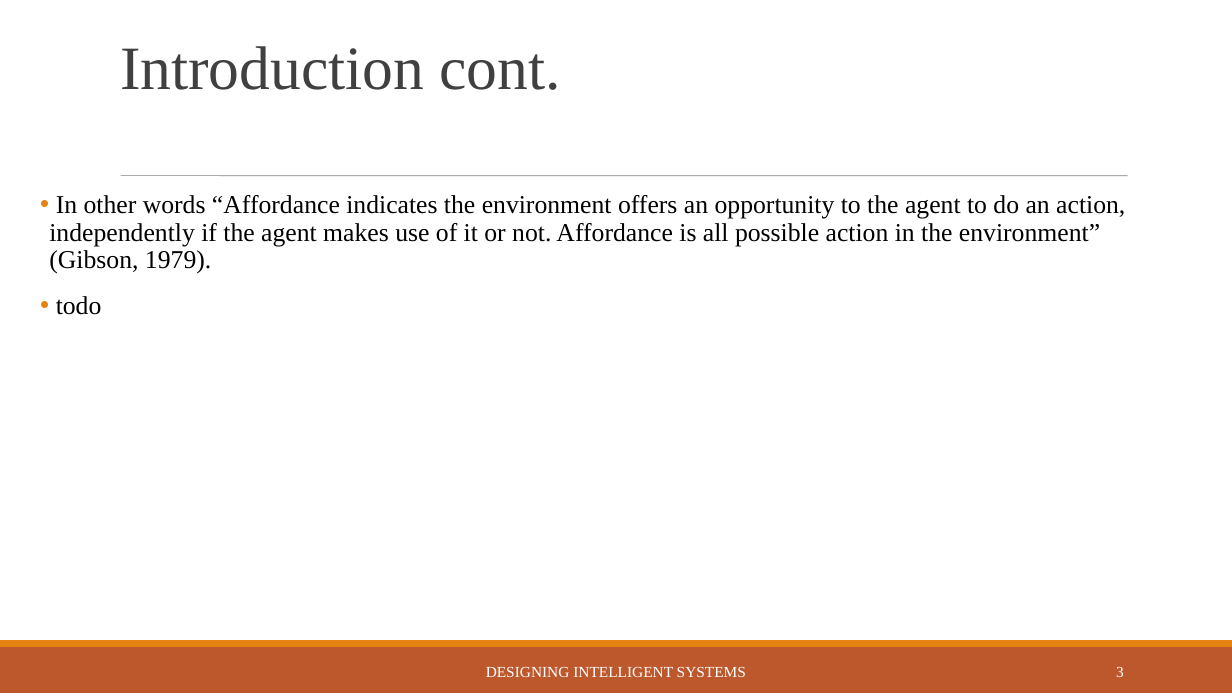
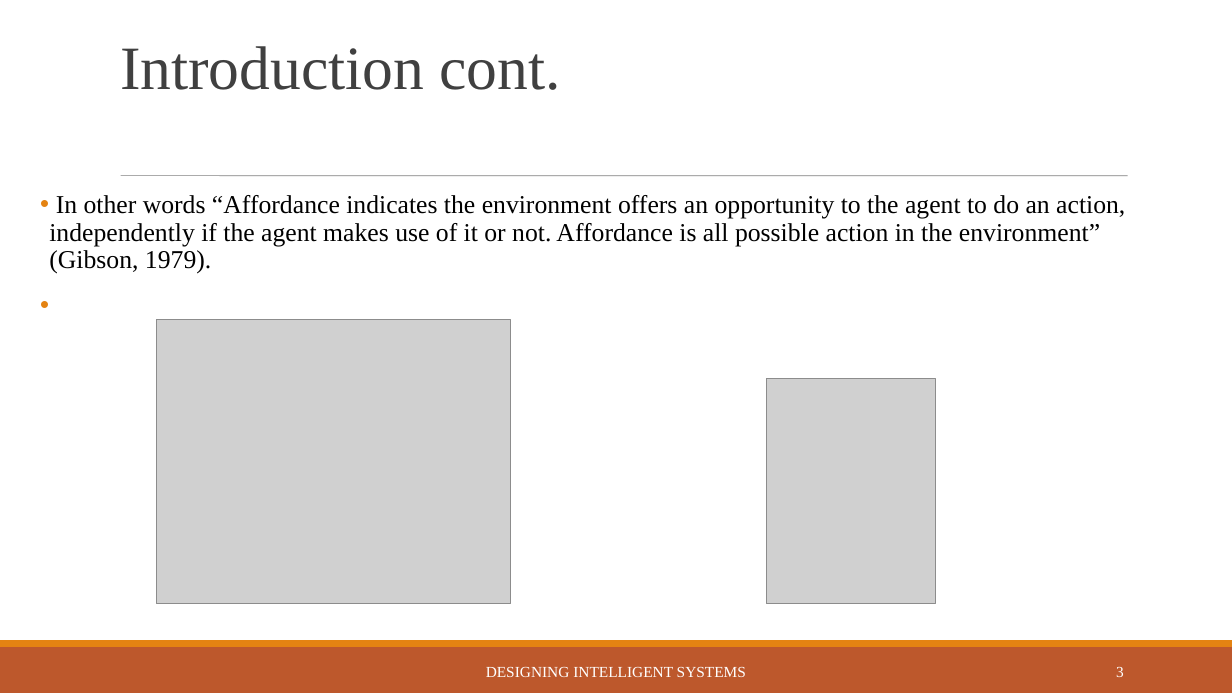
Before and after one commit to blurred-machine/The-Theory-of-Affordances, a slide deck: slide 3 of presentation/116CS0036.ppt. Drawn at 1232x693 pixels with LibreOffice and Linux fonts; fonts in the diff are those of the drawing; grey boxes stand for pictures. Boxes give left, top, right and bottom in pixels: in the first picture for what was removed or moved away, otherwise in the second. Text is boxed around its words. In the diff, an @@ line names an element or a change of style, - is before the commit and + after.

```diff
--- a/presentation/116CS0036.ppt
+++ b/presentation/116CS0036.ppt
@@ text at [56,296,102,315]: paragraph removed @@
-• todo
@@ picture added at [156,320,511,603] @@
@@ picture added at [766,379,935,604] @@
```
Also in this commit, not shown: 3 slides added, 7 other files.
